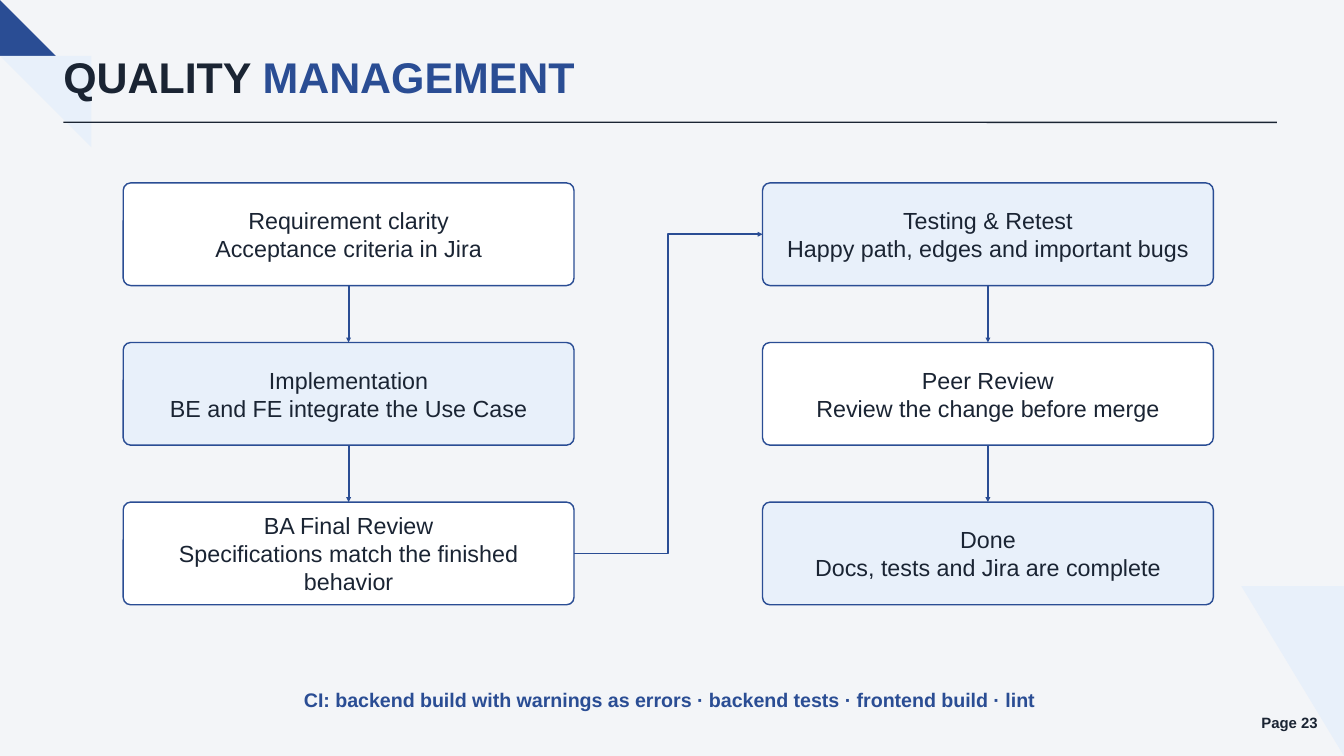
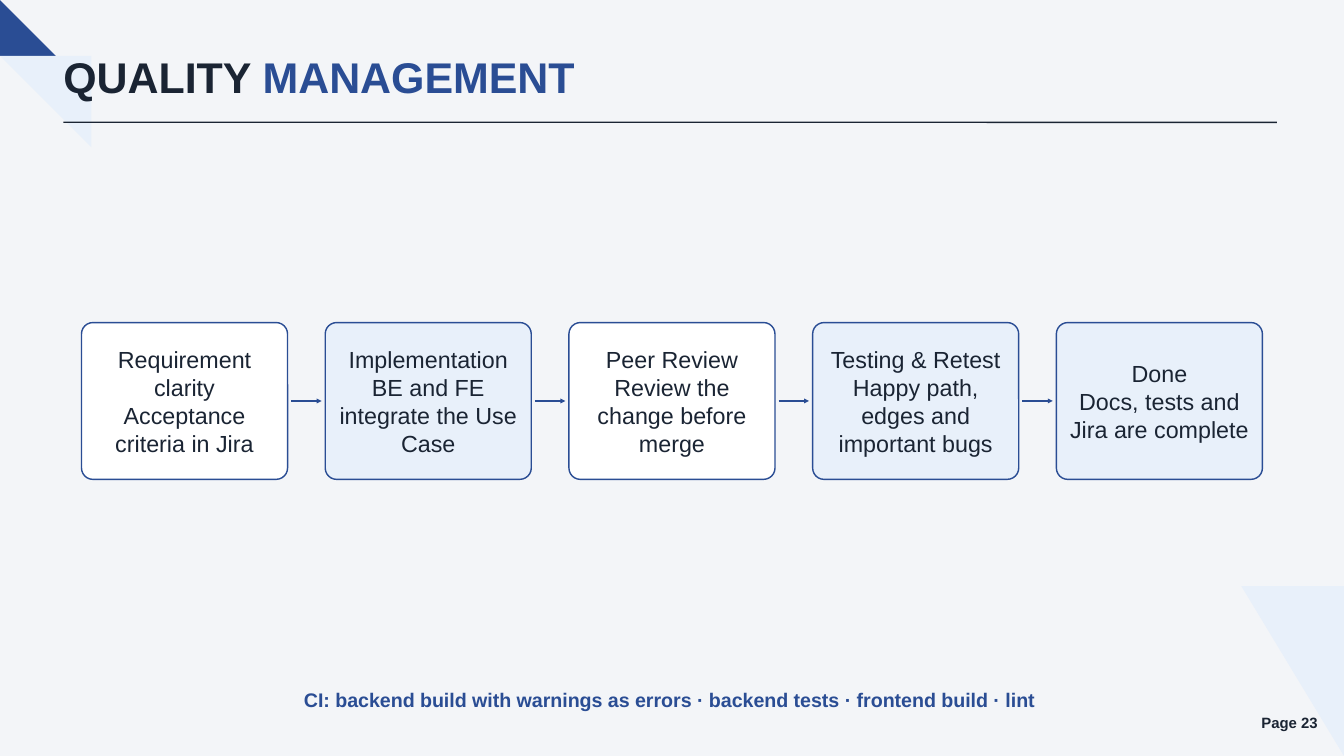
Before and after one commit to callmehai/FU-FA26-G116, a slide deck: slide 23 of docs/08-reports/source/TrustCabinet_Report.pptx. Drawn at 1344x756 pixels with LibreOffice and Linux fonts; fonts in the diff are those of the drawing. Boxes give left, top, right and bottom in pixels: in the first picture for what was removed or moved away, otherwise in the second. Text is boxed around its words. In the diff, an @@ line names an element or a change of style, - is before the commit and + after.

```diff
--- a/docs/08-reports/source/TrustCabinet_Report.pptx
+++ b/docs/08-reports/source/TrustCabinet_Report.pptx
@@ elbow arrow removed from (574, 554) to (762, 234) @@
@@ arrow removed from (349, 286) to (349, 342) @@
@@ arrow removed from (988, 286) to (988, 342) @@
@@ rounded rectangle "Requirement clarity": place and size @@
-rounded rectangle "Requirement clarity" at (124, 183, 574, 286)
+rounded rectangle "Requirement clarity" at (82, 323, 288, 479)
@@ rounded rectangle "Implementation": place and size @@
-rounded rectangle "Implementation" at (124, 342, 574, 445)
+rounded rectangle "Implementation" at (325, 323, 531, 479)
@@ rounded rectangle "Peer Review": place and size @@
-rounded rectangle "Peer Review" at (762, 342, 1213, 445)
+rounded rectangle "Peer Review" at (569, 323, 775, 479)
@@ rounded rectangle "Testing & Retest": place and size @@
-rounded rectangle "Testing & Retest" at (762, 183, 1213, 286)
+rounded rectangle "Testing & Retest" at (813, 323, 1019, 479)
@@ rounded rectangle "Done": place and size @@
-rounded rectangle "Done" at (762, 502, 1213, 605)
+rounded rectangle "Done" at (1056, 323, 1262, 479)
@@ arrow added from (291, 401) to (322, 401), #2A4D94 1.5 pt @@
@@ arrow added from (535, 401) to (565, 401), #2A4D94 1.5 pt @@
@@ arrow added from (779, 401) to (809, 401), #2A4D94 1.5 pt @@
@@ arrow added from (1022, 401) to (1053, 401), #2A4D94 1.5 pt @@
@@ arrow removed from (349, 445) to (349, 502) @@
@@ arrow removed from (988, 445) to (988, 502) @@
@@ rounded rectangle removed at (124, 502, 574, 605) @@
-BA Final Review
-Specifications match the finished behavior
```
Also in this commit, not shown: 34 other slides changed, 3 slides added, 3 slides removed, 6 other files.
